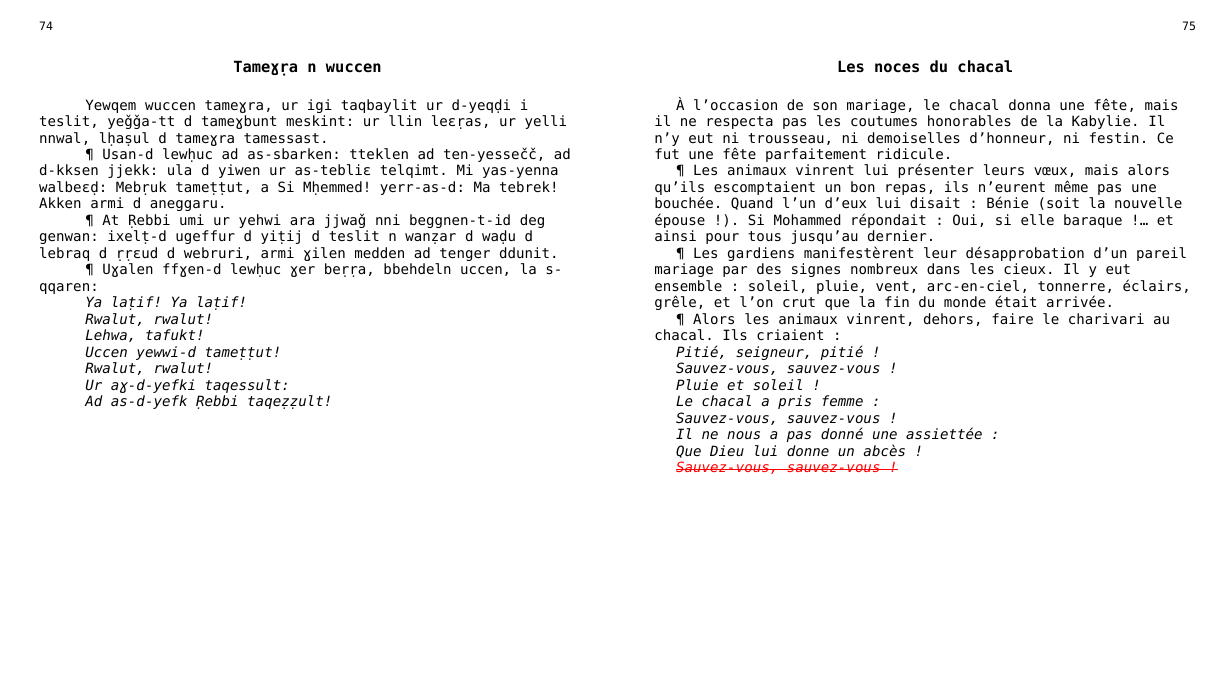
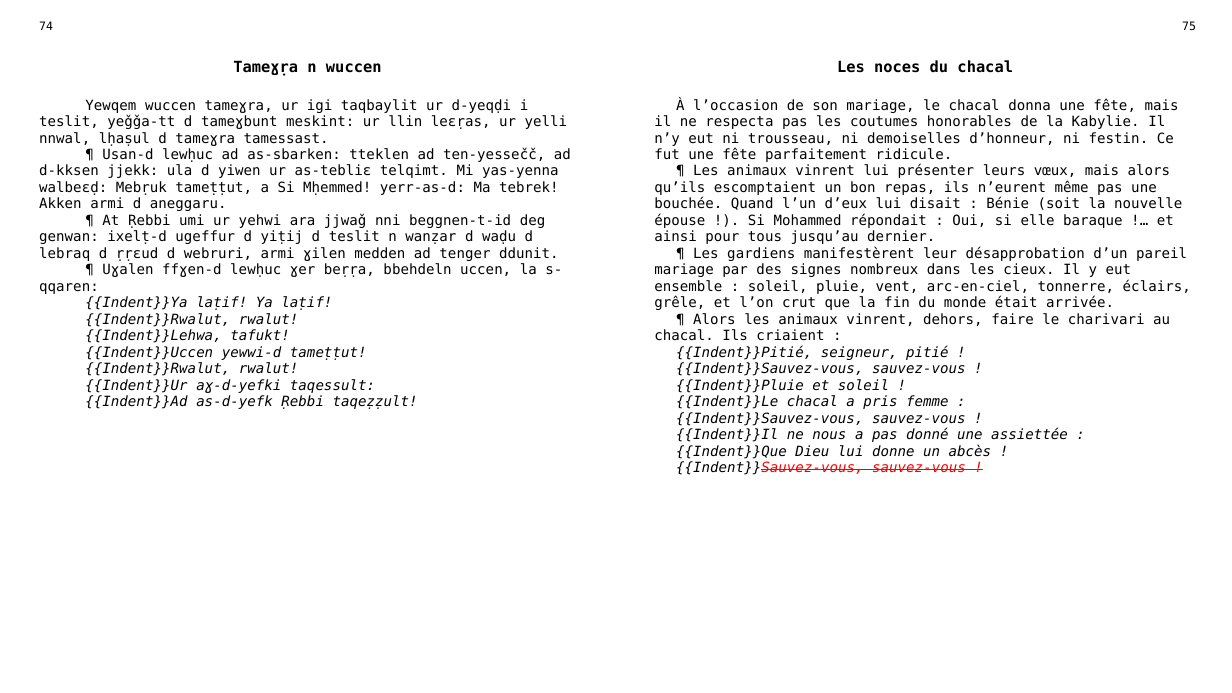
Before and after one commit to sferhah/tamacahut_n_wuccen, a slide deck: slide 35 of Uccen.ConsoleApp/Resources/pptx/uccen.pptx. Drawn at 1232x693 pixels with LibreOffice and Linux fonts; fonts in the diff are those of the drawing. Boxes give left, top, right and bottom in pixels: in the first picture for what was removed or moved away, otherwise in the second. Text is boxed around its words. In the diff, an @@ line names an element or a change of style, - is before the commit and + after.

```diff
--- a/Uccen.ConsoleApp/Resources/pptx/uccen.pptx
+++ b/Uccen.ConsoleApp/Resources/pptx/uccen.pptx
@@ table at (x1=30, y1=15, x2=1205, y2=668) @@
-row 3, column 1: Yewqem wuccen tameɣra, ur igi taqbaylit ur d-yeqḍi i teslit, yeǧǧa-tt d tameɣbunt meskint: ur llin leɛṛas, ur yelli nnwal, lḥaṣul d tameɣra tamessast. / ¶ Usan-d lewḥuc ad as-sbarken: tteklen ad ten-yessečč, ad d-kksen jjekk: ula d yiwen ur as-tebliɛ telqimt. Mi yas-yenna walbeɛḍ: Mebṛuk tameṭṭut, a Si Mḥemmed! yerr-as-d: Ma tebrek! Akken armi d aneggaru. / ¶ At Ṛebbi umi ur yehwi ara jjwaǧ nni beggnen-t-id deg genwan: ixelṭ-d ugeffur d yiṭij d teslit n wanẓar d waḍu d lebraq d ṛṛɛud d webruri, armi ɣilen medden ad tenger ddunit. / ¶ Uɣalen ffɣen-d lewḥuc ɣer beṛṛa, bbehdeln uccen, la s-qqaren: / Ya laṭif! Ya laṭif! / Rwalut, rwalut! / Lehwa, tafukt! / Uccen yewwi-d tameṭṭut! / Rwalut, rwalut! / Ur aɣ-d-yefki taqessult: / Ad as-d-yefk Ṛebbi taqeẓẓult!
+row 3, column 1: Yewqem wuccen tameɣra, ur igi taqbaylit ur d-yeqḍi i teslit, yeǧǧa-tt d tameɣbunt meskint: ur llin leɛṛas, ur yelli nnwal, lḥaṣul d tameɣra tamessast. / ¶ Usan-d lewḥuc ad as-sbarken: tteklen ad ten-yessečč, ad d-kksen jjekk: ula d yiwen ur as-tebliɛ telqimt. Mi yas-yenna walbeɛḍ: Mebṛuk tameṭṭut, a Si Mḥemmed! yerr-as-d: Ma tebrek! Akken armi d aneggaru. / ¶ At Ṛebbi umi ur yehwi ara jjwaǧ nni beggnen-t-id deg genwan: ixelṭ-d ugeffur d yiṭij d teslit n wanẓar d waḍu d lebraq d ṛṛɛud d webruri, armi ɣilen medden ad tenger ddunit. / ¶ Uɣalen ffɣen-d lewḥuc ɣer beṛṛa, bbehdeln uccen, la s-qqaren: / {{Indent}}Ya laṭif! Ya laṭif! / {{Indent}}Rwalut, rwalut! / {{Indent}}Lehwa, tafukt! / {{Indent}}Uccen yewwi-d tameṭṭut! / {{Indent}}Rwalut, rwalut! / {{Indent}}Ur aɣ-d-yefki taqessult: / {{Indent}}Ad as-d-yefk Ṛebbi taqeẓẓult!
-row 3, column 3: À l’occasion de son mariage, le chacal donna une fête, mais il ne respecta pas les coutumes honorables de la Kabylie. Il n’y eut ni trousseau, ni demoiselles d’honneur, ni festin. Ce fut une fête parfaitement ridicule. / ¶ Les animaux vinrent lui présenter leurs vœux, mais alors qu’ils escomptaient un bon repas, ils n’eurent même pas une bouchée. Quand l’un d’eux lui disait : Bénie (soit la nouvelle épouse !). Si Mohammed répondait : Oui, si elle baraque !… et ainsi pour tous jusqu’au dernier. / ¶ Les gardiens manifestèrent leur désapprobation d’un pareil mariage par des signes nombreux dans les cieux. Il y eut ensemble : soleil, pluie, vent, arc-en-ciel, tonnerre, éclairs, grêle, et l’on crut que la fin du monde était arrivée. / ¶ Alors les animaux vinrent, dehors, faire le charivari au chacal. Ils criaient : / Pitié, seigneur, pitié ! / Sauvez-vous, sauvez-vous ! / Pluie et soleil ! / Le chacal a pris femme : / Sauvez-vous, sauvez-vous ! / Il ne nous a pas donné une assiettée : / Que Dieu lui donne un abcès ! / Sauvez-vous, sauvez-vous !
+row 3, column 3: À l’occasion de son mariage, le chacal donna une fête, mais il ne respecta pas les coutumes honorables de la Kabylie. Il n’y eut ni trousseau, ni demoiselles d’honneur, ni festin. Ce fut une fête parfaitement ridicule. / ¶ Les animaux vinrent lui présenter leurs vœux, mais alors qu’ils escomptaient un bon repas, ils n’eurent même pas une bouchée. Quand l’un d’eux lui disait : Bénie (soit la nouvelle épouse !). Si Mohammed répondait : Oui, si elle baraque !… et ainsi pour tous jusqu’au dernier. / ¶ Les gardiens manifestèrent leur désapprobation d’un pareil mariage par des signes nombreux dans les cieux. Il y eut ensemble : soleil, pluie, vent, arc-en-ciel, tonnerre, éclairs, grêle, et l’on crut que la fin du monde était arrivée. / ¶ Alors les animaux vinrent, dehors, faire le charivari au chacal. Ils criaient : / {{Indent}}Pitié, seigneur, pitié ! / {{Indent}}Sauvez-vous, sauvez-vous ! / {{Indent}}Pluie et soleil ! / {{Indent}}Le chacal a pris femme : / {{Indent}}Sauvez-vous, sauvez-vous ! / {{Indent}}Il ne nous a pas donné une assiettée : / {{Indent}}Que Dieu lui donne un abcès ! / {{Indent}}Sauvez-vous, sauvez-vous !
```
Also in this commit, not shown: 7 other slides changed, 10 other files.
